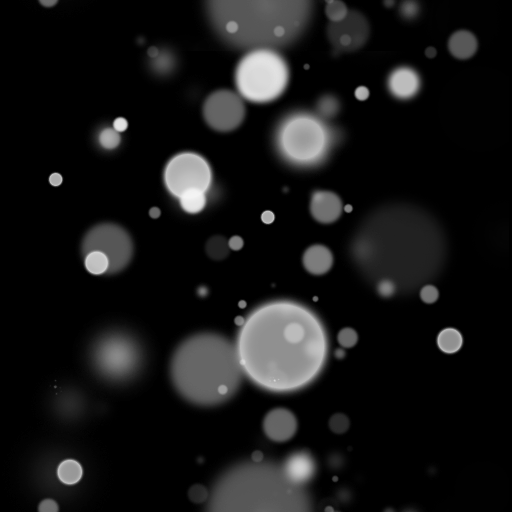
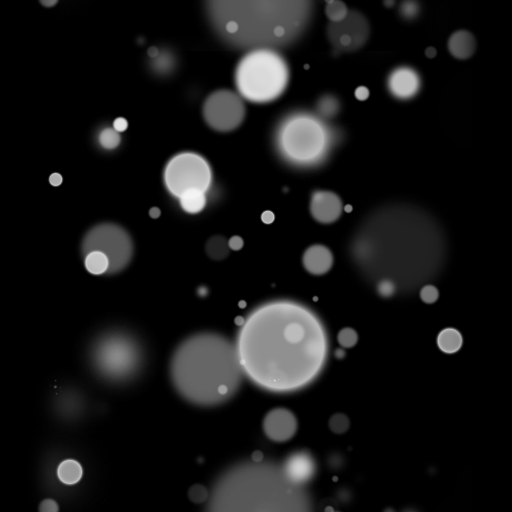
Two versions of the same layered image (512 x 512). Layer-by-layer changes:
added layer "레이어 3" above "레이어 2" over (11, 0, 509, 512)
painted on "레이어 1" over (452, 28, 509, 353)
